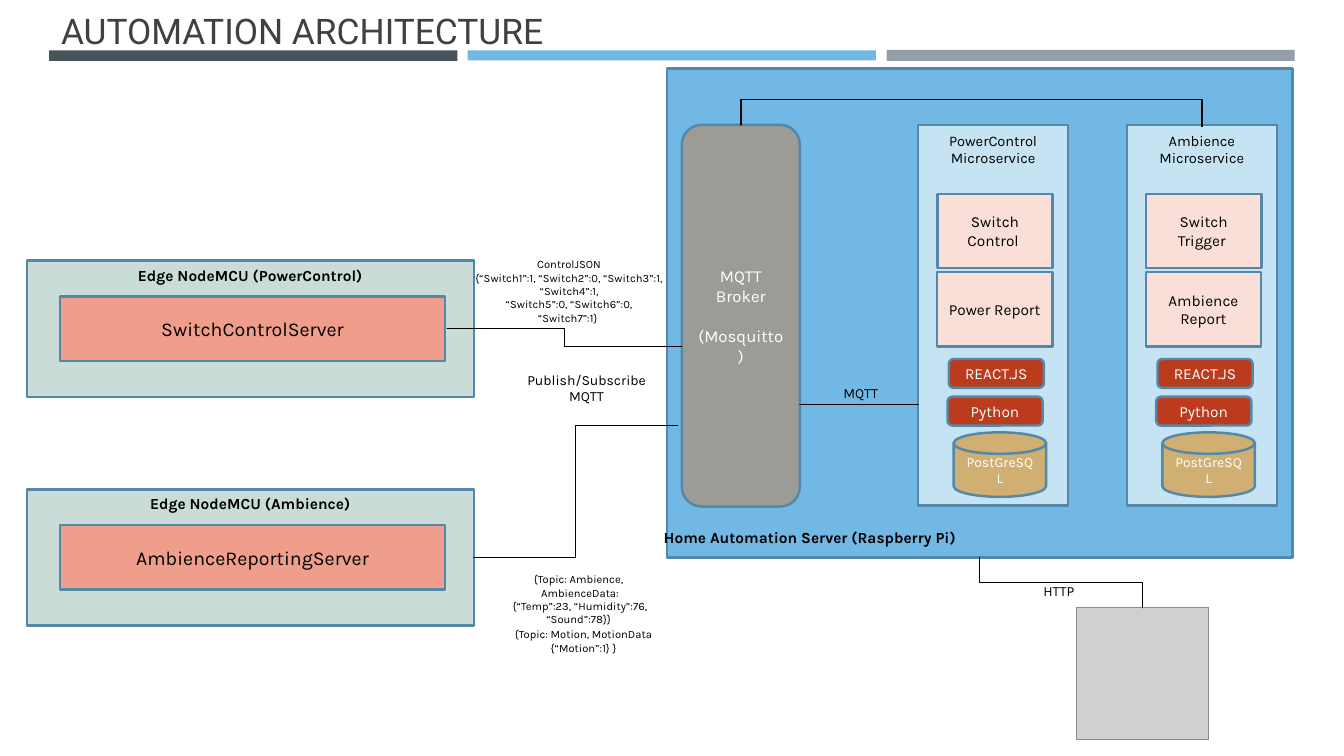
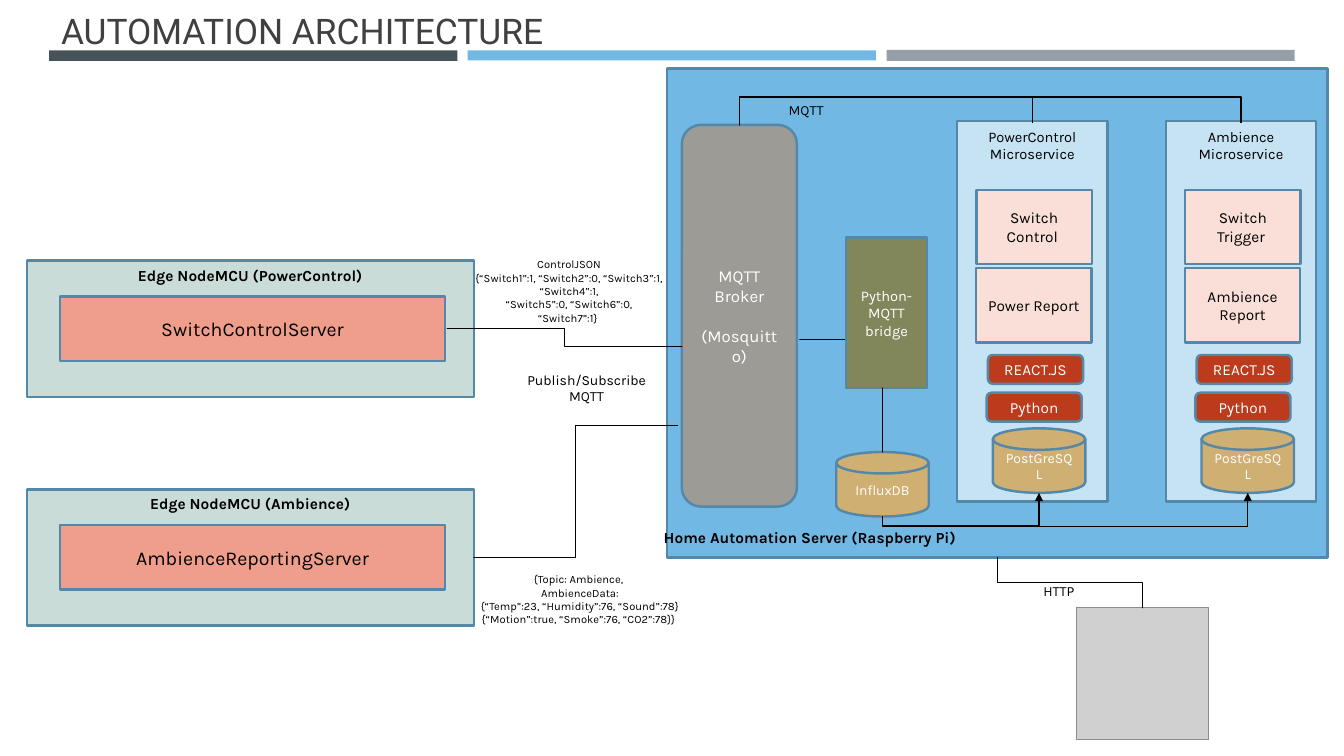
Before and after one commit to buddydip/IotStarter, a slide deck: slide 9 of HomeAutomation.pptx (slide 8 before the commit). Drawn at 1344x756 pixels with LibreOffice and Linux fonts; fonts in the diff are those of the drawing; grey boxes stand for pictures. Boxes give left, top, right and bottom in pixels: in the first picture for what was removed or moved away, otherwise in the second. Text is boxed around its words. In the diff, an @@ line names an element or a change of style, - is before the commit and + after.

```diff
--- a/HomeAutomation.pptx
+++ b/HomeAutomation.pptx
@@ rectangle: place and size @@
-rectangle at bbox=[667, 69, 1293, 558]
+rectangle at bbox=[667, 69, 1328, 558]
@@ elbow line moved from (741, 125) - (1202, 127) to (740, 125) - (1241, 123) @@
@@ elbow line added from (740, 125) to (1032, 123), #000000 1 pt @@
@@ text "MQTT": place and size @@
-text "MQTT" at bbox=[843, 389, 878, 401]
+text "MQTT" at bbox=[789, 106, 824, 118]
@@ 6 rectangles, 4 rounded rectangles, 2 cylinders, 2 texts: place and size @@
-6 rectangles, 4 rounded rectangles, 2 cylinders, 2 texts at bbox=[919, 125, 1277, 506]
+6 rectangles, 4 rounded rectangles, 2 cylinders, 2 texts at bbox=[958, 121, 1317, 502]
@@ rectangle added at bbox=[846, 238, 927, 388], fill #81875A, outline #5489A9 1.75 pt, 10.5 pt, text #FFFFFF @@
+Python-MQTT bridge
@@ line moved from (801, 404) - (919, 404) to (801, 340) - (919, 340) @@
@@ line added from (883, 388) to (883, 452), #000000 1 pt @@
@@ cylinder added at bbox=[837, 452, 930, 516], fill #D0AF72, outline #5489A9 1.75 pt, 10 pt, text #FFFFFF @@
+InfluxDB
@@ elbow arrow added from (883, 516) to (1040, 493), #000000 1 pt @@
@@ elbow arrow added from (883, 516) to (1248, 493), #000000 1 pt @@
@@ elbow line moved from (980, 558) - (1143, 608) to (997, 558) - (1143, 608) @@
@@ text at bbox=[481, 601, 679, 625]: text changed @@
-{“Temp”:23, “Humidity”:76, “Sound”:78}}
+{“Temp”:23, “Humidity”:76, “Sound”:78}
+{“Motion”:true, “Smoke”:76, “CO2”:78}}
@@ text removed at bbox=[515, 629, 652, 654] @@
-{Topic: Motion, MotionData
-{“Motion”:1} }
```
Also in this commit, not shown: 3 other slides changed.
